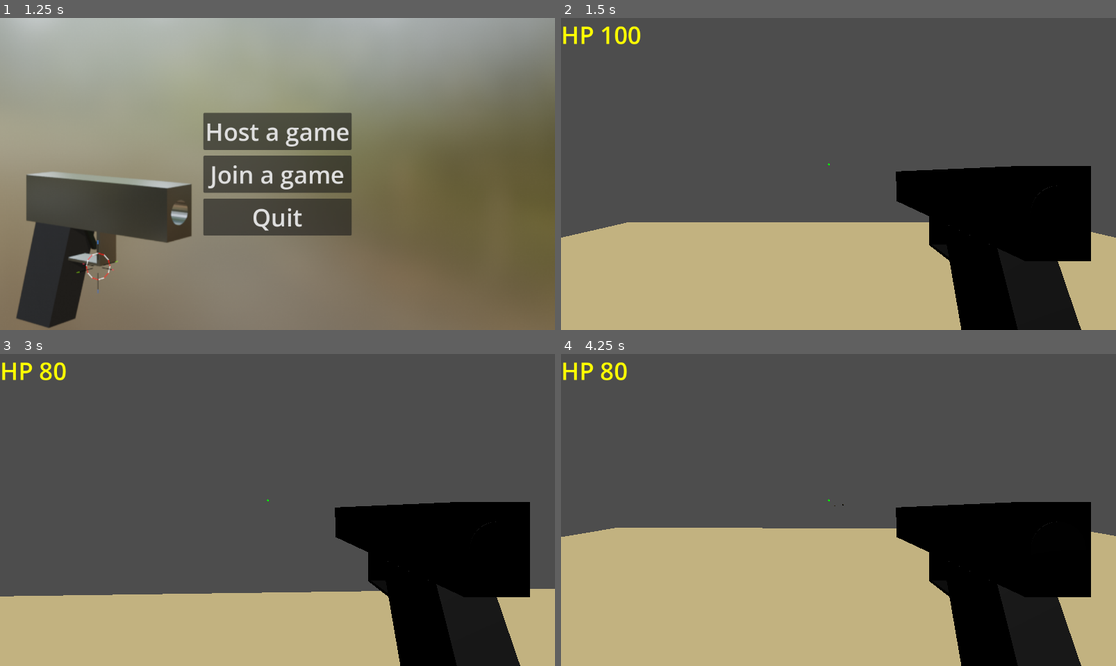
Above: before the commit, frames 1-4 (two rows, left to right).
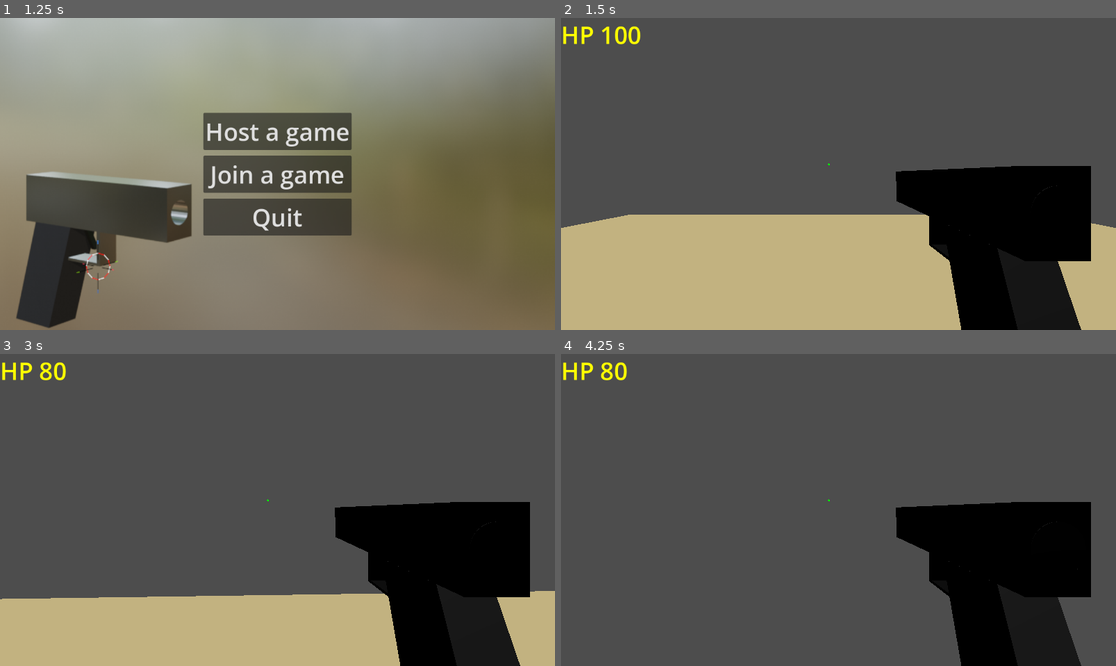
Above: after the commit, the same moments.

Repository: GazizVR/special-shot
Game: Godot game, scene res://scenes/Menu.tscn
Same seed, same stepped clock (60 frames per second), same inputs: the game is played once before the commit and once after it.
Inputs (mouse positions are in pixels of both pictures, inside the frame that each line leads up to):
- Up to frame 1 (1.25 s): tap Enter at 0.5 s; move the mouse to (399, 158) at 0.52 s; hold D (walk_right) from 0.53 s (still down); tap Ctrl (crouch) at 0.6 s
- Up to frame 2 (1.5 s): release D (walk_right) at 1.25 s; click "Host a game" at 1.25 s
- Up to frame 3 (3 s): tap Space at 2 s; move the mouse to (249, 510) at 2.02 s; hold W (walk_forward) from 2.03 s (still down); click (249, 510) at 2.1 s; move the mouse to (288, 503) at 2.77 s; tap Ctrl (crouch) at 2.85 s
- Up to frame 4 (4.25 s): keep holding W (walk_forward); move the mouse to (832, 516) at 3.52 s; click (832, 516) at 3.6 s

Frame 1 is identical in both runs. In frame 2, 1.8% of the frame differs, in the area x 0-100%, y 63-71%; in frame 3, 0.6%; in frame 4, 33%, in the area x 0-100%, y 48-100%.

Commit message:
fix(player): сдвинул првоерку is_paused что бы произходилил события смерть и падение при паузе

Diff:
--- a/scenes/Bullet.tscn
+++ b/scenes/Bullet.tscn
@@ -7,7 +7,6 @@
 
 [node name="Bullet" type="Area3D" unique_id=1370444440]
 script = ExtResource("1_p1sfj")
-speed = 1
 
 [node name="CollisionShape3D" type="CollisionShape3D" parent="." unique_id=864656437]
 transform = Transform3D(1, 0, 0, 0, 1, 0, 0, 0, 1, 0, 0.3, 0)
--- a/scripts/bullet.gd
+++ b/scripts/bullet.gd
@@ -1,6 +1,6 @@
 extends Area3D
 
-@export var speed = 4
+@export var speed = 1
 var is_launch: bool = false
 
 func launch():
--- a/scripts/player.gd
+++ b/scripts/player.gd
@@ -25,7 +25,7 @@
 		)
 
 @export var speed = 8
-@export var gravity = 100
+@export var gravity = 10
 var target_velocity = Vector3.ZERO
 var is_crouch = false
 @export var crouch_per = 0.6
@@ -37,21 +37,22 @@
 	$CanvasLayer/Control/HPLabel.text = "HP " + str(health)
 
 func _physics_process(delta: float) -> void:
-	if is_paused: return
 	if !is_multiplayer_authority(): return
 	if health < 1:
 		velocity = Vector3(0,0,0)
 		global_position = Vector3(0,3,0)
 		health = 100
+	if not is_on_floor():
+		if global_position.y < -2:
+			health = 0
+			return
+		target_velocity.y -= gravity * delta
+		velocity.y = target_velocity.y
+	if is_paused:
+		move_and_slide()
 		return
 	var direction = Vector3.ZERO
-	if not is_on_floor():
-		if global_position.y < 0.5:
-			global_position = Vector3(0,2,0)
-			return
-		direction.y -= gravity * delta
-		target_velocity.y = direction.y
-	else:
+	if is_on_floor():
 		if Input.is_action_just_pressed("crouch"):
 			is_crouch = !is_crouch
 			if is_crouch:
